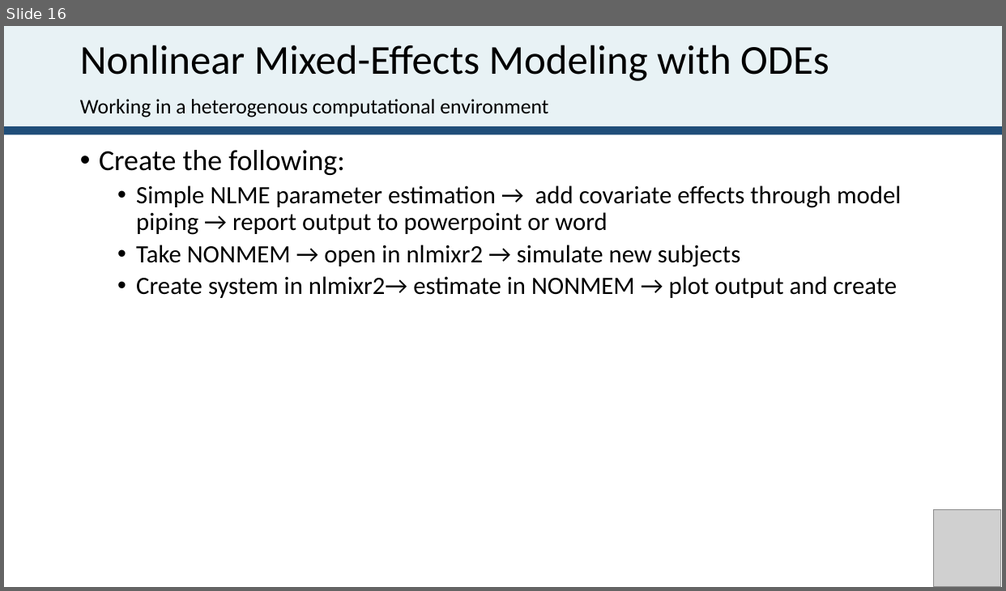
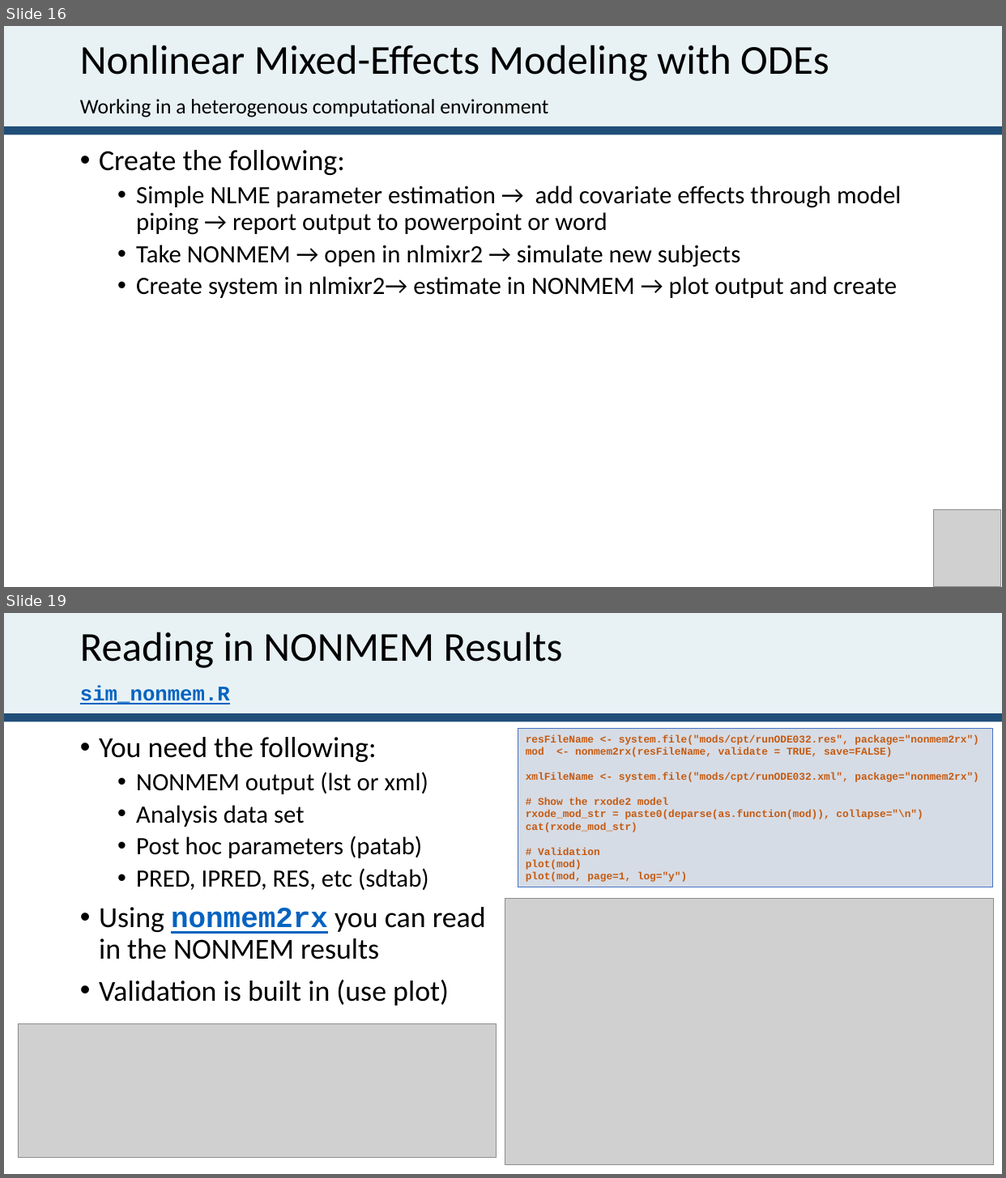
Before and after one commit to john-harrold/osmdd, a slide deck: osmdd.pptx. Shown one above the other, each under a label of ours: slide 16 before the commit, slides 16 and 19 after it; the slides between them are not shown. The pictures are 1006x591 and 1006x1178 pixels, drawn with LibreOffice and Linux fonts; fonts in the diff are those of the drawing; grey boxes stand for pictures. Boxes give left, top, right and bottom in pixels: in the first picture for what was removed or moved away, otherwise in the second. Text is boxed around its words. In the diff, an @@ line names an element or a change of style, - is before the commit and + after.

```diff
--- a/osmdd.pptx
+++ b/osmdd.pptx
@@ slide 19 added at [4, 613, 1002, 1174], background #FFFFFF; not listed: 2 template elements that a slide beside it also shows @@
@@ title added at [80, 632, 563, 668], 39.6 pt, text #000000 @@
+Reading in NONMEM Results
@@ subtitle added at [80, 685, 230, 705], 20 pt, text #0563C1, bold, underline @@
+sim_nonmem.R
@@ rectangle added at [518, 729, 993, 888], fill #D6DCE5, outline #4472C4 0.75 pt, 10 pt, text #C55A11, bold @@
+resFileName <- system.file("mods/cpt/runODE032.res", package="nonmem2rx")
+mod <- nonmem2rx(resFileName, validate = TRUE, save=FALSE)
+xmlFileName <- system.file("mods/cpt/runODE032.xml", package="nonmem2rx")
+# Show the rxode2 model
+rxode_mod_str = paste0(deparse(as.function(mod)), collapse="\n")
+cat(rxode_mod_str)
+# Validation
+plot(mod)
+plot(mod, page=1, log="y")
@@ text added at [99, 737, 486, 1006], 28 pt, text #000000 @@
+• You need the following:
+  • NONMEM output (lst or xml)
+  • Analysis data set
+  • Post hoc parameters (patab)
+  • PRED, IPRED, RES, etc (sdtab)
+• Using nonmem2rx you can read
+  in the NONMEM results
+• Validation is built in (use plot)
@@ picture added at [505, 899, 993, 1165] @@
@@ picture added at [19, 1024, 496, 1158] @@
```
Also in this commit, not shown: 2 slides changed, 4 other slides added.
